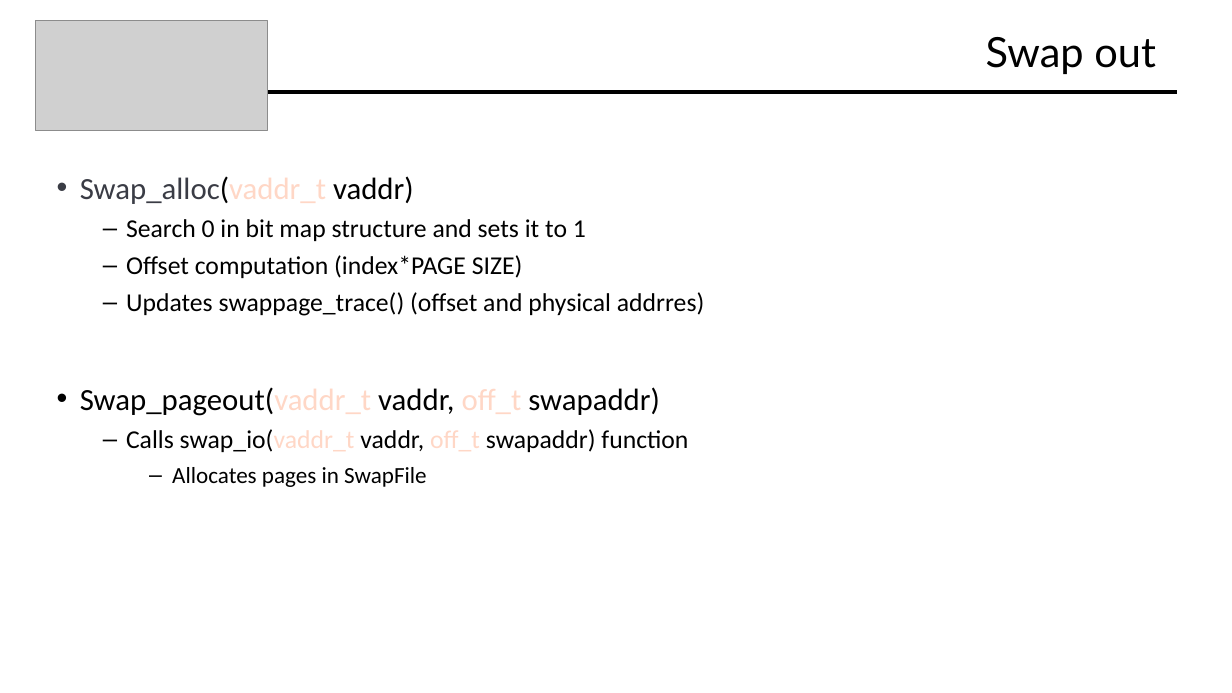
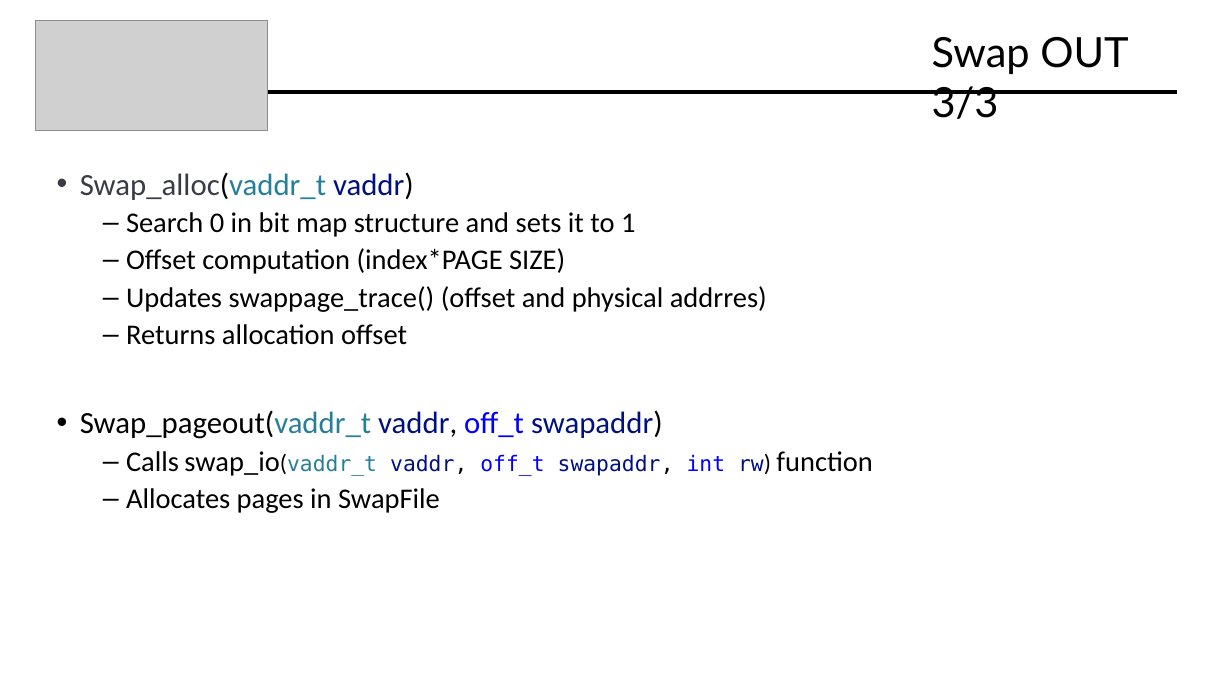
Before and after one commit to Davide619/OS161, a slide deck: slide 28 of Presentazione Progetto OS161.pptx (slide 26 before the commit). Drawn at 1232x693 pixels with LibreOffice and Linux fonts; fonts in the diff are those of the drawing; grey boxes stand for pictures. Boxes give left, top, right and bottom in pixels: in the first picture for what was removed or moved away, otherwise in the second. Text is boxed around its words. In the diff, an @@ line names an element or a change of style, - is before the commit and + after.

```diff
--- a/Presentazione Progetto OS161.pptx
+++ b/Presentazione Progetto OS161.pptx
@@ title at [932,37,1128,119]: text changed @@
-Swap out
+Swap OUT 3/3
@@ text at [80,172,767,513]: size 24 to 24.1 pt in "Swap_alloc(vaddr_t vaddr)", "Swap_pageout(vaddr_t vaddr, off_t swapaddr)"; text colour #FFD7C6 to #267F99 in "Swap_alloc(vaddr_t", "Swap_pageout(vaddr_t"; text colour #000000 to #001080 in "vaddr)", "vaddr, swapaddr)"; size 20 to 22.2 pt in "Search 0 in bit map structure and ...", "Offset computation (index*PAGE SIZE)", "Updates swappage_trace() (offset and physical addrres)"; text colour #FFD7C6 to #0000FF in "off_t"; size 18 to 22.2 pt in "Allocates pages in SwapFile"; line spacing 1 to 0.9; list level 3 to 2 in "Allocates pages in SwapFile" @@
@@ text at [126,324,407,345]: paragraph added @@
+  – Returns allocation offset
@@ text at [126,451,872,476]: text changed; size 20 to 16.6 pt; font Calibri to DejaVu Sans Mono @@
-  – Calls swap_io(vaddr_t vaddr, off_t swapaddr) function
+  – Calls swap_io(vaddr_t vaddr, off_t swapaddr, int rw) function
```
Also in this commit, not shown: 22 other slides changed, 3 slides added, 1 slide removed.
